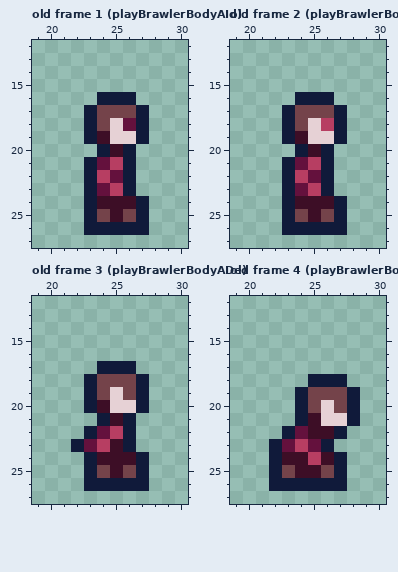
One commit to this pixel-art file: EverythingSprite.aseprite. The first picture shows the starting point.
51x51 pixels, 14 frames. Shown: old frame 1 (playBrawlerBodyAId): x 19..30, y 12..27; old frame 2 (playBrawlerBodyADe): x 19..30, y 12..27; old frame 3 (playBrawlerBodyADe): x 19..30, y 12..27; old frame 4 (playBrawlerBodyADe): x 19..30, y 12..27. The commit also changed other frames, which this record leaves out.
And afterwards:
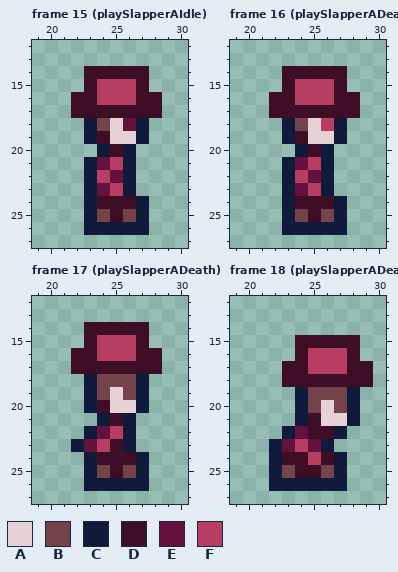
Palette (. is transparent): A #e6d1d5  B #74434a  C #101a3a  D #3d0e26  E #64113d  F #b73e62
A new or re-ordered frame is compared with the old frame closest to it.
Message: - Integrated the TinyGrass into Everything.
From old to new:
frames 14 -> 42
layer "Hats" added
--- frame 15 (playSlapperAIdle) is new; against old frame 1 (playBrawlerBodyAId), layer "Hats"
@@ x 19..30 @@
 13 ............
-14 ............
-15 ............
-16 .....CCC....
-17 ....CBBBC...
+14 ....DDDDD...
+15 ....DFFFD...
+16 ...DDFFFDD..
+17 ...DDDDDDD..
 18 ....CBAEC...
--- frame 16 (playSlapperADeath) is new; against old frame 2 (playBrawlerBodyADe), layer "Hats"
@@ x 19..30 @@
 13 ............
-14 ............
-15 ............
-16 .....CCC....
-17 ....CBBBC...
+14 ....DDDDD...
+15 ....DFFFD...
+16 ...DDFFFDD..
+17 ...DDDDDDD..
 18 ....CBAFC...
--- frame 17 (playSlapperADeath) is new; against old frame 3 (playBrawlerBodyADe), layer "Hats"
@@ x 19..30 @@
 13 ............
-14 ............
-15 ............
-16 ............
-17 .....CCC....
+14 ....DDDDD...
+15 ....DFFFD...
+16 ...DDFFFDD..
+17 ...DDDDDDD..
 18 ....CBBBC...
--- frame 18 (playSlapperADeath) is new; against old frame 4 (playBrawlerBodyADe), layer "Hats"
@@ x 19..30 @@
 14 ............
-15 ............
-16 ............
-17 ............
-18 ......CCC...
+15 .....DDDDD..
+16 .....DFFFD..
+17 ....DDFFFDD.
+18 ....DDDDDDD.
 19 .....CBBBC..
Changed places in both pictures, as pixel boxes (x1, y1, x2, y2):
changed: (71, 66, 162, 118)
changed: (269, 66, 360, 118)
changed: (71, 322, 162, 374)
changed: (282, 335, 373, 387)
